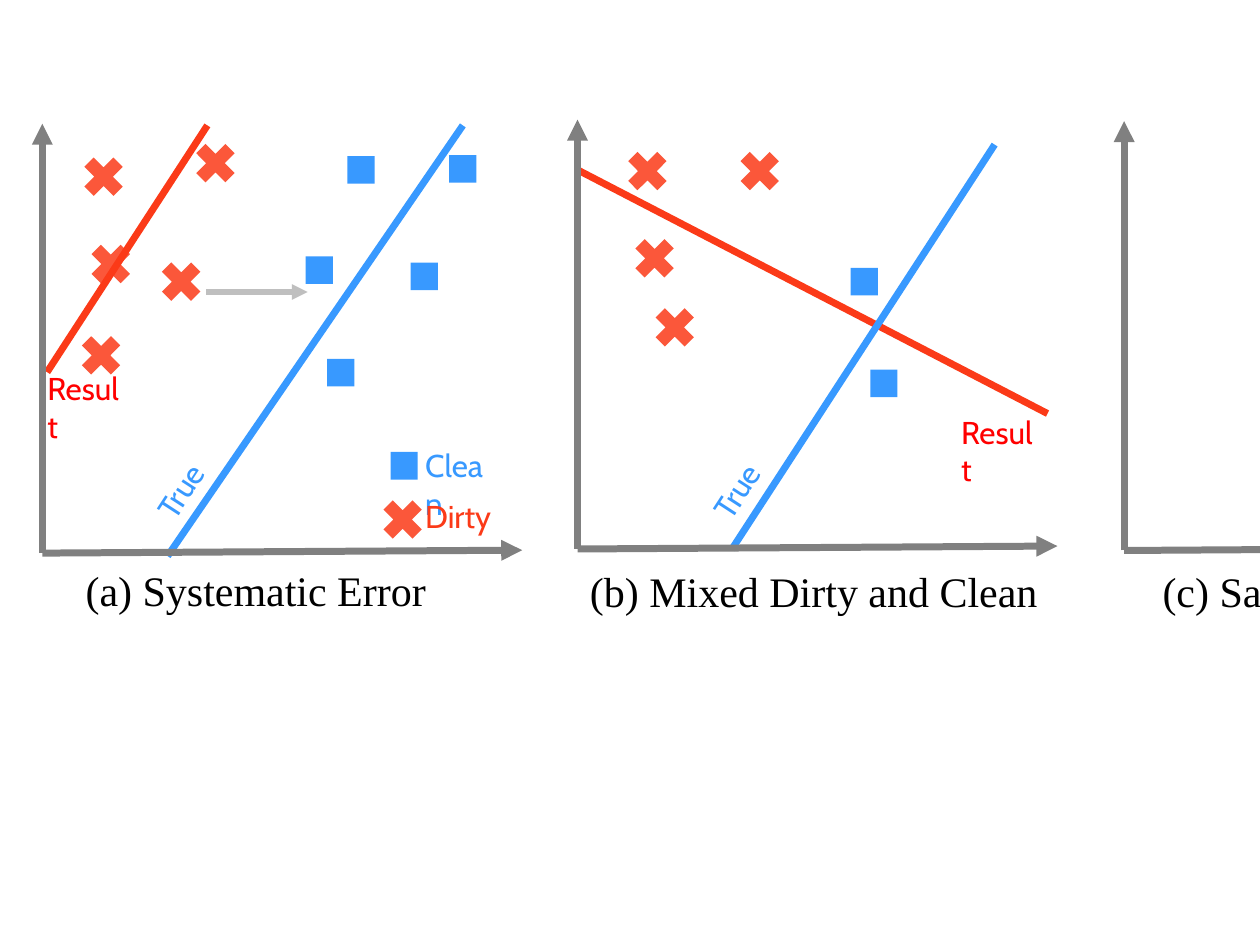
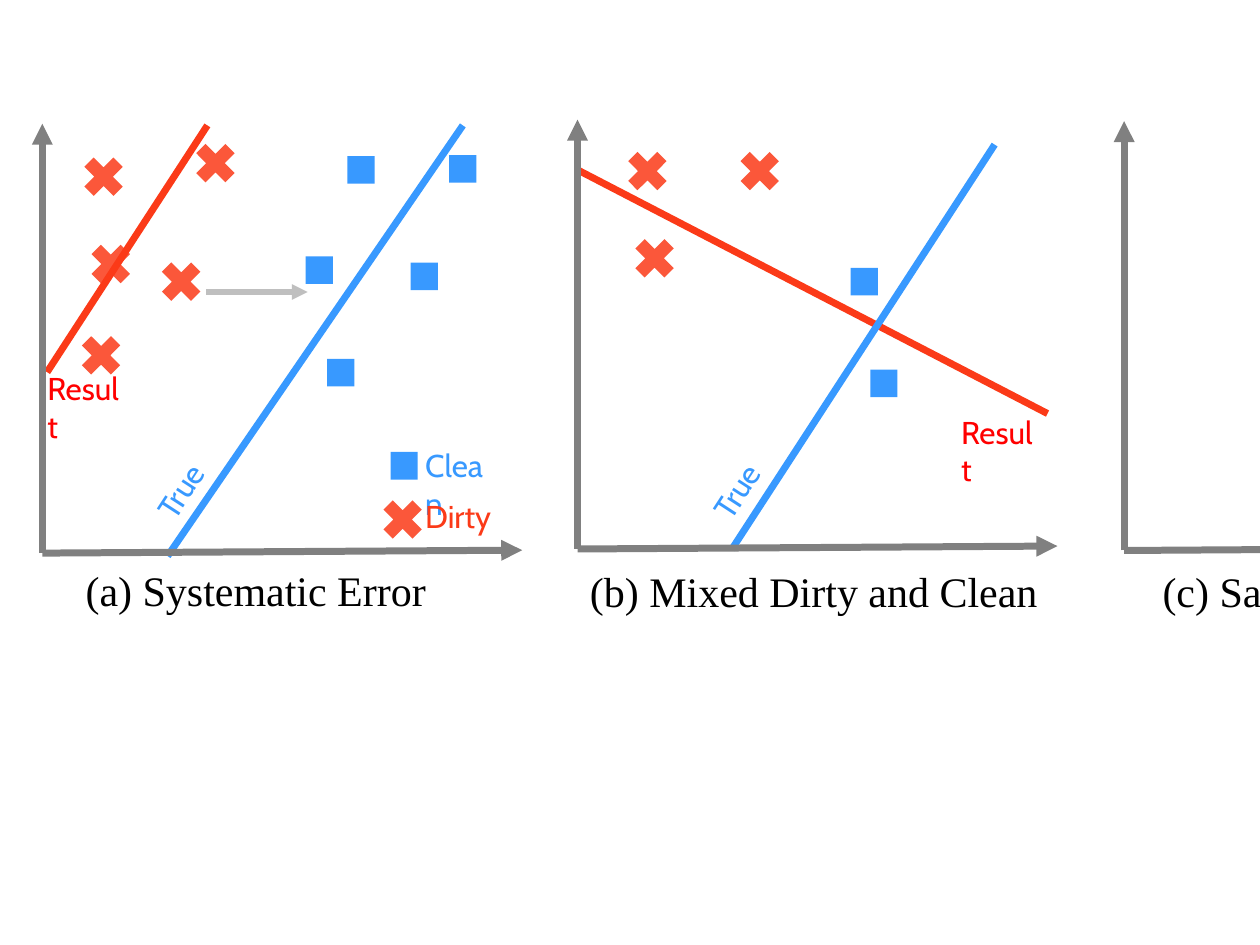
Before and after one commit to sjyk/sampleml, a slide deck: slide 16 of figs/figs.pptx. Drawn at 1260x945 pixels with LibreOffice and Linux fonts; fonts in the diff are those of the drawing. Boxes give left, top, right and bottom in pixels: in the first picture for what was removed or moved away, otherwise in the second. Text is boxed around its words. In the diff, an @@ line names an element or a change of style, - is before the commit and + after.

```diff
--- a/figs/figs.pptx
+++ b/figs/figs.pptx
@@ cross removed at <box>646,300,702,355</box> @@
```
Also in this commit, not shown: 3 other files.
